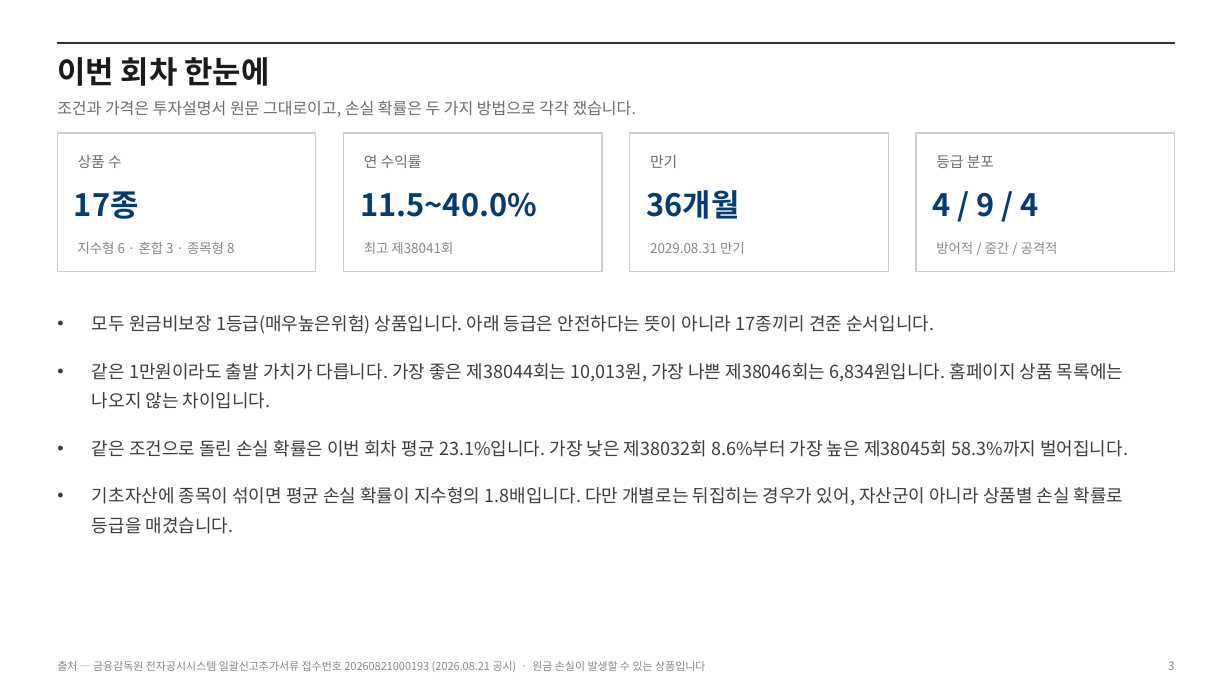
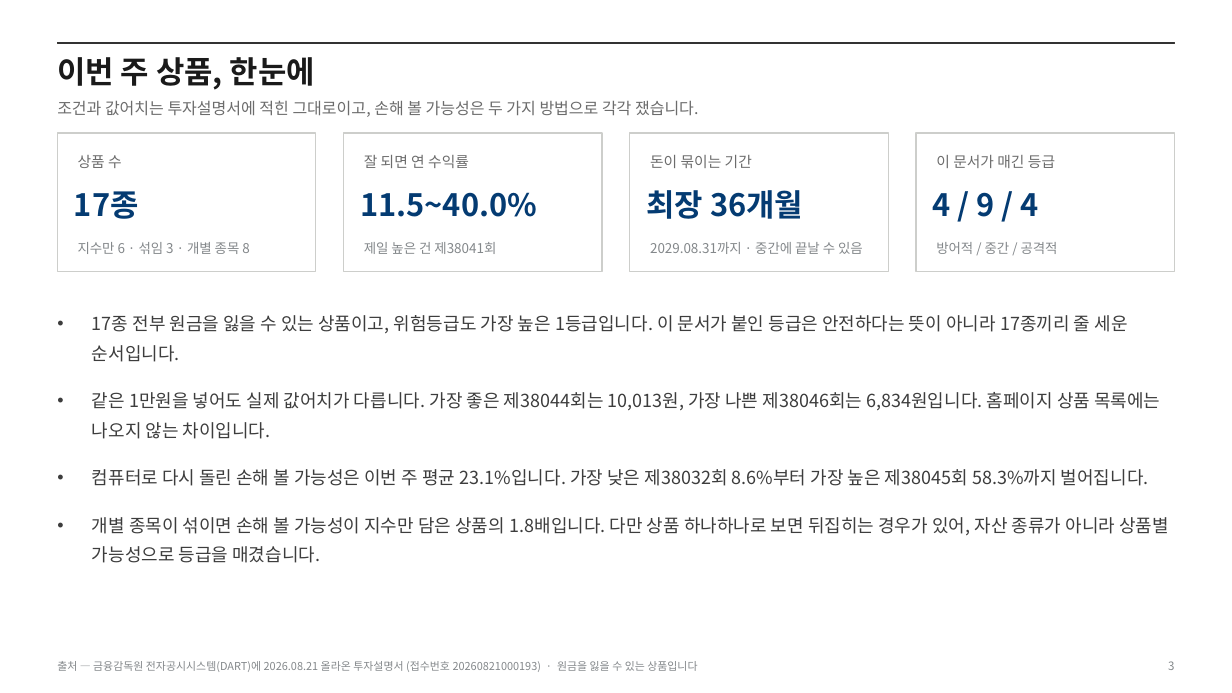
Before and after one commit to hanaroline/work_1, a slide deck: slide 3 of els-proposal.pptx. Drawn at 1232x693 pixels with LibreOffice and Linux fonts; fonts in the diff are those of the drawing. Boxes give left, top, right and bottom in pixels: in the first picture for what was removed or moved away, otherwise in the second. Text is boxed around its words. In the diff, an @@ line names an element or a change of style, - is before the commit and + after.

```diff
--- a/els-proposal.pptx
+++ b/els-proposal.pptx
@@ text at [57,57,315,90]: text changed @@
-이번 회차 한눈에
+이번 주 상품, 한눈에
@@ text at [57,100,699,117]: text changed @@
-조건과 가격은 투자설명서 원문 그대로이고, 손실 확률은 두 가지 방법으로 각각 쟀습니다.
+조건과 값어치는 투자설명서에 적힌 그대로이고, 손해 볼 가능성은 두 가지 방법으로 각각 쟀습니다.
@@ text at [364,155,469,168]: text changed @@
-연 수익률
+잘 되면 연 수익률
@@ text at [650,155,752,168]: text changed @@
-만기
+돈이 묶이는 기간
@@ text at [936,155,1055,168]: text changed @@
-등급 분포
+이 문서가 매긴 등급
@@ text at [646,190,803,219]: text changed @@
-36개월
+최장 36개월
@@ text at [78,242,249,254]: text changed @@
-지수형 6 · 혼합 3 · 종목형 8
+지수만 6 · 섞임 3 · 개별 종목 8
@@ text at [364,242,496,254]: text changed @@
-최고 제38041회
+제일 높은 건 제38041회
@@ text at [650,242,863,254]: text changed @@
-2029.08.31 만기
+2029.08.31까지 · 중간에 끝날 수 있음
@@ text at [92,315,1169,563]: text changed @@
-• 모두 원금비보장 1등급(매우높은위험) 상품입니다. 아래 등급은 안전하다는 뜻이 아니라 17종끼리 견준 순서입니다.
-• 같은 1만원이라도 출발 가치가 다릅니다. 가장 좋은 제38044회는 10,013원, 가장 나쁜 제38046회는 6,834원입니다. 홈페이지 상품 목록에는 나오지 않는 차이입니다.
-• 같은 조건으로 돌린 손실 확률은 이번 회차 평균 23.1%입니다. 가장 낮은 제38032회 8.6%부터 가장 높은 제38045회 58.3%까지 벌어집니다.
-• 기초자산에 종목이 섞이면 평균 손실 확률이 지수형의 1.8배입니다. 다만 개별로는 뒤집히는 경우가 있어, 자산군이 아니라 상품별 손실 확률로 등급을 매겼습니다.
+• 17종 전부 원금을 잃을 수 있는 상품이고, 위험등급도 가장 높은 1등급입니다. 이 문서가 붙인 등급은 안전하다는 뜻이 아니라 17종끼리 줄 세운 순서입니다.
+• 같은 1만원을 넣어도 실제 값어치가 다릅니다. 가장 좋은 제38044회는 10,013원, 가장 나쁜 제38046회는 6,834원입니다. 홈페이지 상품 목록에는 나오지 않는 차이입니다.
+• 컴퓨터로 다시 돌린 손해 볼 가능성은 이번 주 평균 23.1%입니다. 가장 낮은 제38032회 8.6%부터 가장 높은 제38045회 58.3%까지 벌어집니다.
+• 개별 종목이 섞이면 손해 볼 가능성이 지수만 담은 상품의 1.8배입니다. 다만 상품 하나하나로 보면 뒤집히는 경우가 있어, 자산 종류가 아니라 상품별 가능성으로 등급을 매겼습니다.
@@ text at [57,661,697,672]: text changed @@
-출처 — 금융감독원 전자공시시스템 일괄신고추가서류 접수번호 20260821000193 (2026.08.21 공시) · 원금 손실이 발생할 수 있는 상품입니다
+출처 — 금융감독원 전자공시시스템(DART)에 2026.08.21 올라온 투자설명서 (접수번호 20260821000193) · 원금을 잃을 수 있는 상품입니다
```
Also in this commit, not shown: 13 other slides changed, 1 slide added, 5 other files.
